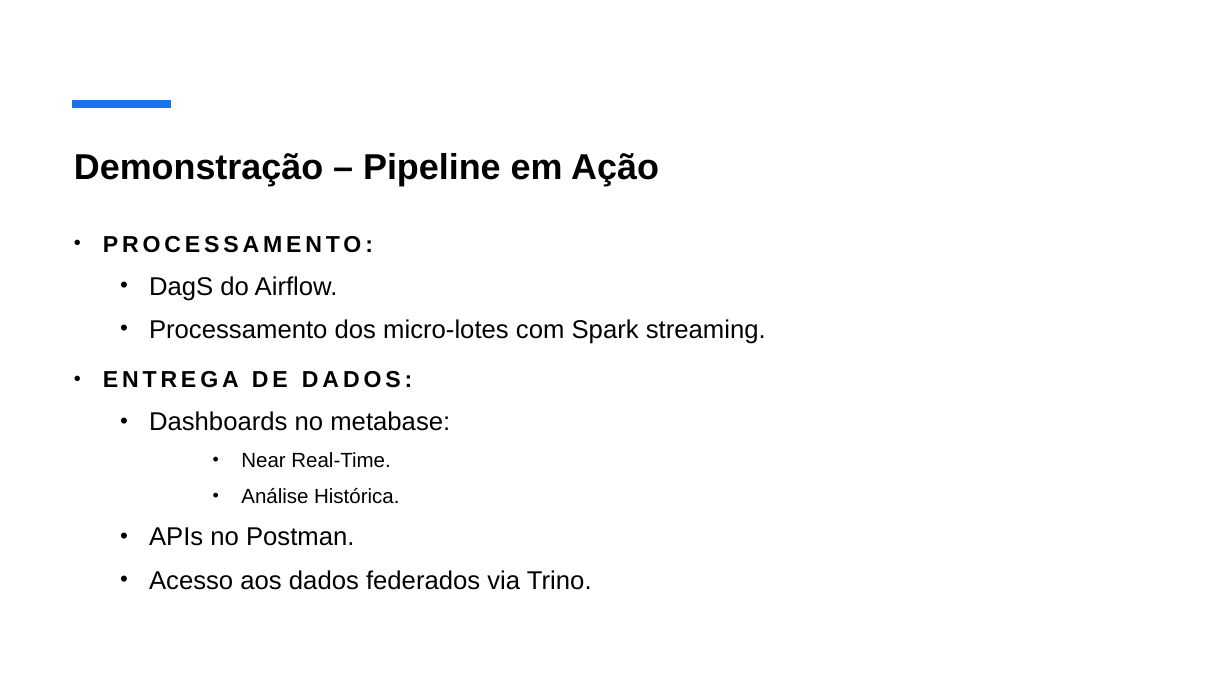
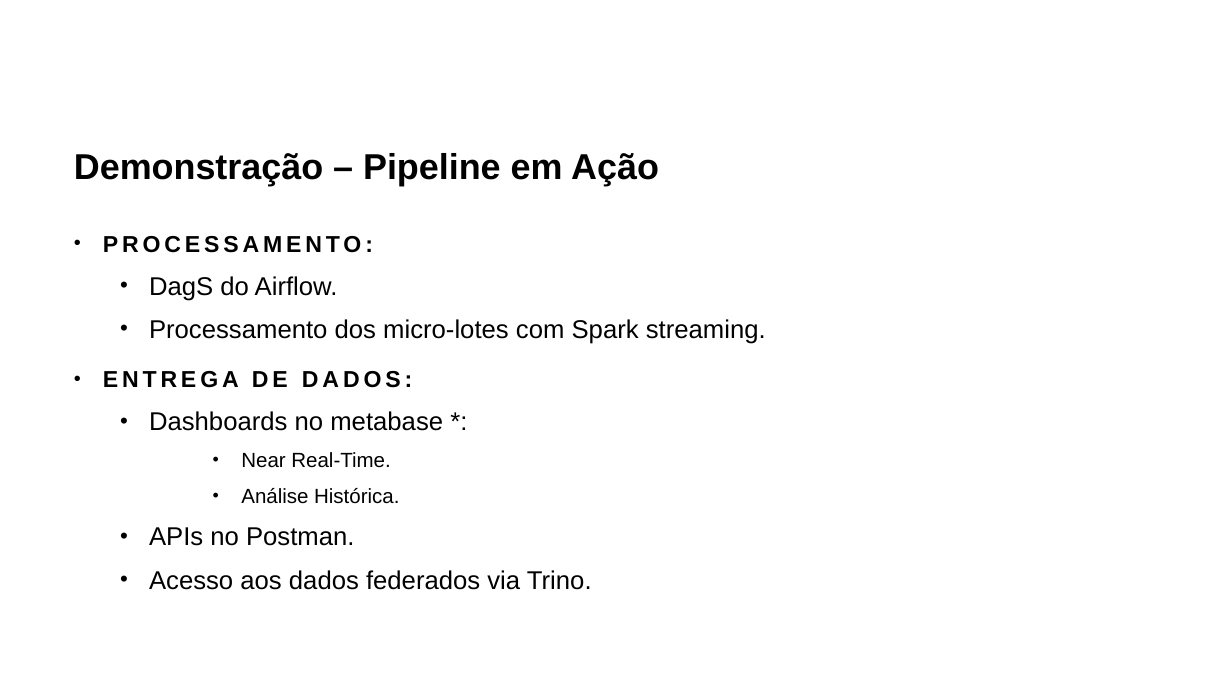
Before and after one commit to guilhermepepa/FIA-Projeto-Final, a slide deck: slide 11 of documentacoes/Apresentação_Projeto_Final.pptx (slide 10 before the commit). Drawn at 1232x693 pixels with LibreOffice and Linux fonts; fonts in the diff are those of the drawing. Boxes give left, top, right and bottom in pixels: in the first picture for what was removed or moved away, otherwise in the second. Text is boxed around its words. In the diff, an @@ line names an element or a change of style, - is before the commit and + after.

Commit message:
alteração ppt + Mudaança end line sequence de CRLF para LF

```diff
--- a/documentacoes/Apresentação_Projeto_Final.pptx
+++ b/documentacoes/Apresentação_Projeto_Final.pptx
@@ line removed from (72, 104) to (171, 104) @@
@@ subtitle at (149,411,443,431): text changed @@
-  • Dashboards no metabase:
+  • Dashboards no metabase *:
```
Also in this commit, not shown: 8 other slides changed, 4 slides added, 3 slides removed, 1 other file.
